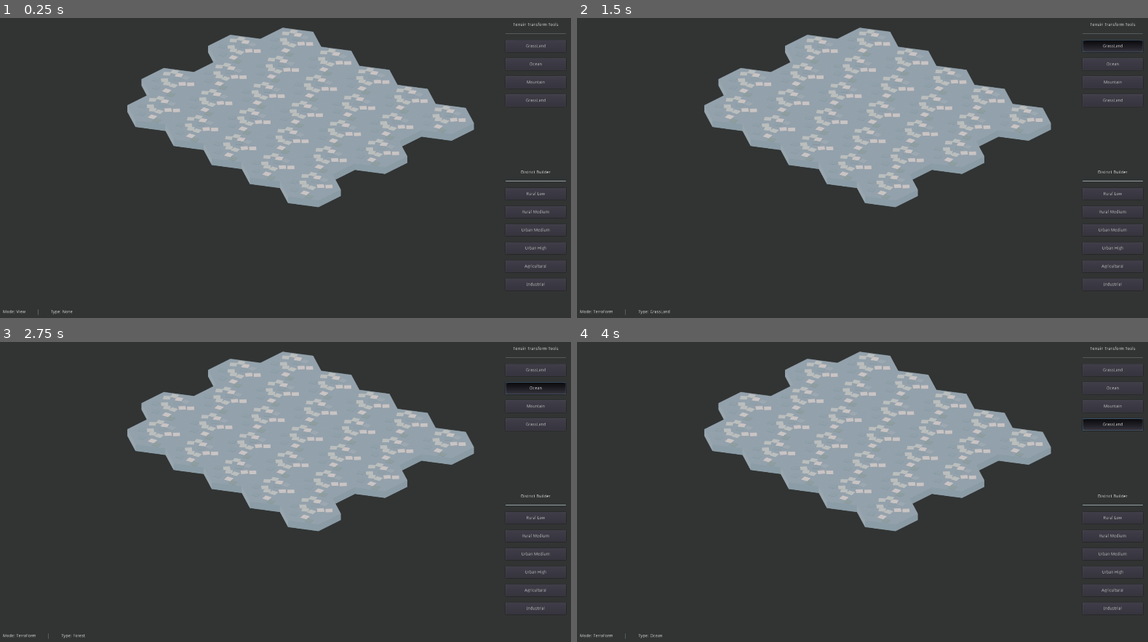
Above: before the commit, frames 1-4 (two rows, left to right).
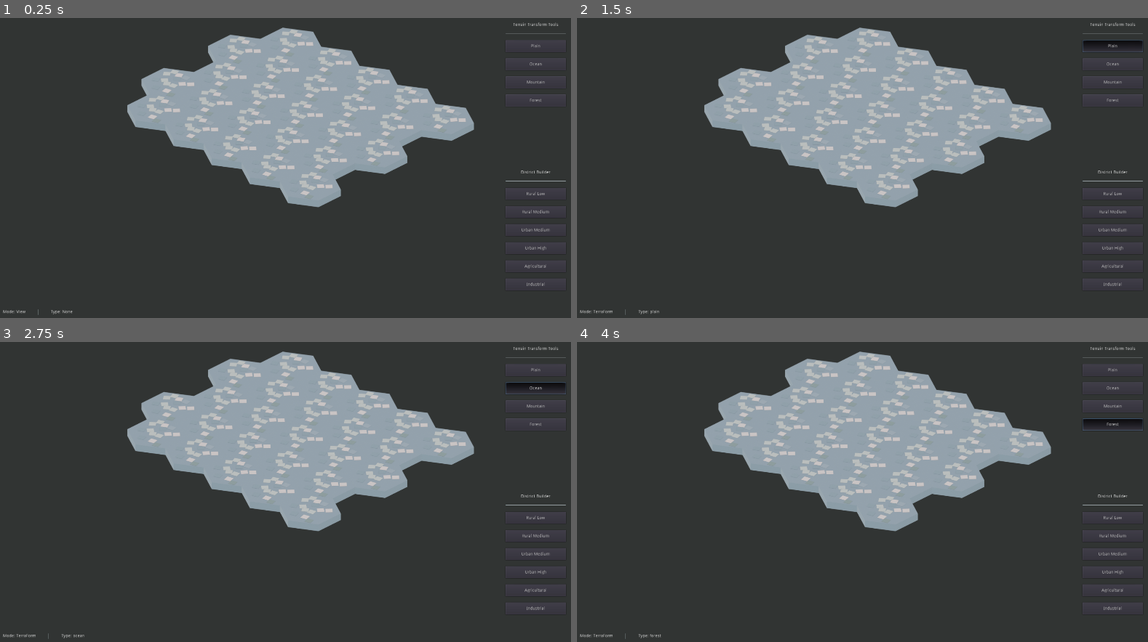
Above: after the commit, the same moments.

Repository: derUbermenk/IsoMapMaker
Game: Godot game, scene res://Scenes/Main/MapBuilder.tscn
Same seed, same stepped clock (60 frames per second), same inputs: the game is played once before the commit and once after it. This scene is started directly instead of the project's main scene.
Inputs (mouse positions are in pixels of both pictures, inside the frame that each line leads up to):
- Up to frame 1 (0.25 s): no input
- Up to frame 2 (1.5 s): click (1113, 45) at 0.5 s, where only the run before the commit has a clickable "GrassLand"; click (1113, 45) at 1.25 s, where only the run after the commit has a clickable "Plain"
- Up to frame 3 (2.75 s): click "Ocean" at 2 s
- Up to frame 4 (4 s): click "Mountain" at 2.75 s; click (1113, 426) at 3.5 s, where only the run before the commit has a clickable "GrassLand"

The runs differ from the first frame. In frame 1, less than 0.1% of the frame differs, in the area x 92-96%, y 8-28%; in frame 2, less than 0.1%, in the area x 12-96%, y 8-99%; in frame 3, less than 0.1%; in frame 4, less than 0.1%.

Commit message:
Rename TerraForm Buttons
This is to match the button names with the asset folders for terrain
tiles. Which in turn are used to set the proper terrain textures.

Diff:
--- a/Scenes/Main/MapBuilder.tscn
+++ b/Scenes/Main/MapBuilder.tscn
@@ -53,16 +53,16 @@
 margin_right = 200.0
 margin_bottom = 49.0
 
-[node name="GrassLand" type="Button" parent="UI/HUD/MapTools/TerrainTransform"]
+[node name="plain" type="Button" parent="UI/HUD/MapTools/TerrainTransform"]
 margin_top = 69.0
 margin_right = 200.0
 margin_bottom = 109.0
 rect_min_size = Vector2( 0, 40 )
 toggle_mode = true
 group = ExtResource( 2 )
-text = "GrassLand"
+text = "Plain"
 
-[node name="Forest" type="Button" parent="UI/HUD/MapTools/TerrainTransform"]
+[node name="ocean" type="Button" parent="UI/HUD/MapTools/TerrainTransform"]
 margin_top = 129.0
 margin_right = 200.0
 margin_bottom = 169.0
@@ -71,7 +71,7 @@
 group = ExtResource( 2 )
 text = "Ocean"
 
-[node name="Mountain" type="Button" parent="UI/HUD/MapTools/TerrainTransform"]
+[node name="mountain" type="Button" parent="UI/HUD/MapTools/TerrainTransform"]
 margin_top = 189.0
 margin_right = 200.0
 margin_bottom = 229.0
@@ -80,14 +80,14 @@
 group = ExtResource( 2 )
 text = "Mountain"
 
-[node name="Ocean" type="Button" parent="UI/HUD/MapTools/TerrainTransform"]
+[node name="forest" type="Button" parent="UI/HUD/MapTools/TerrainTransform"]
 margin_top = 249.0
 margin_right = 200.0
 margin_bottom = 289.0
 rect_min_size = Vector2( 0, 40 )
 toggle_mode = true
 group = ExtResource( 2 )
-text = "GrassLand"
+text = "Forest"
 
 [node name="DistrictBuilder" type="VBoxContainer" parent="UI/HUD/MapTools"]
 margin_left = 50.0
--- a/Scenes/MapSupport/Map.gd
+++ b/Scenes/MapSupport/Map.gd
@@ -7,8 +7,8 @@
 
 # just delete this later only for tests
 var ocean = "ocean"
+var forest = "forest"
 var plain = "plain"
-var land = "land"
 var asphalt = "asphalt"
 
 var map_data = [
